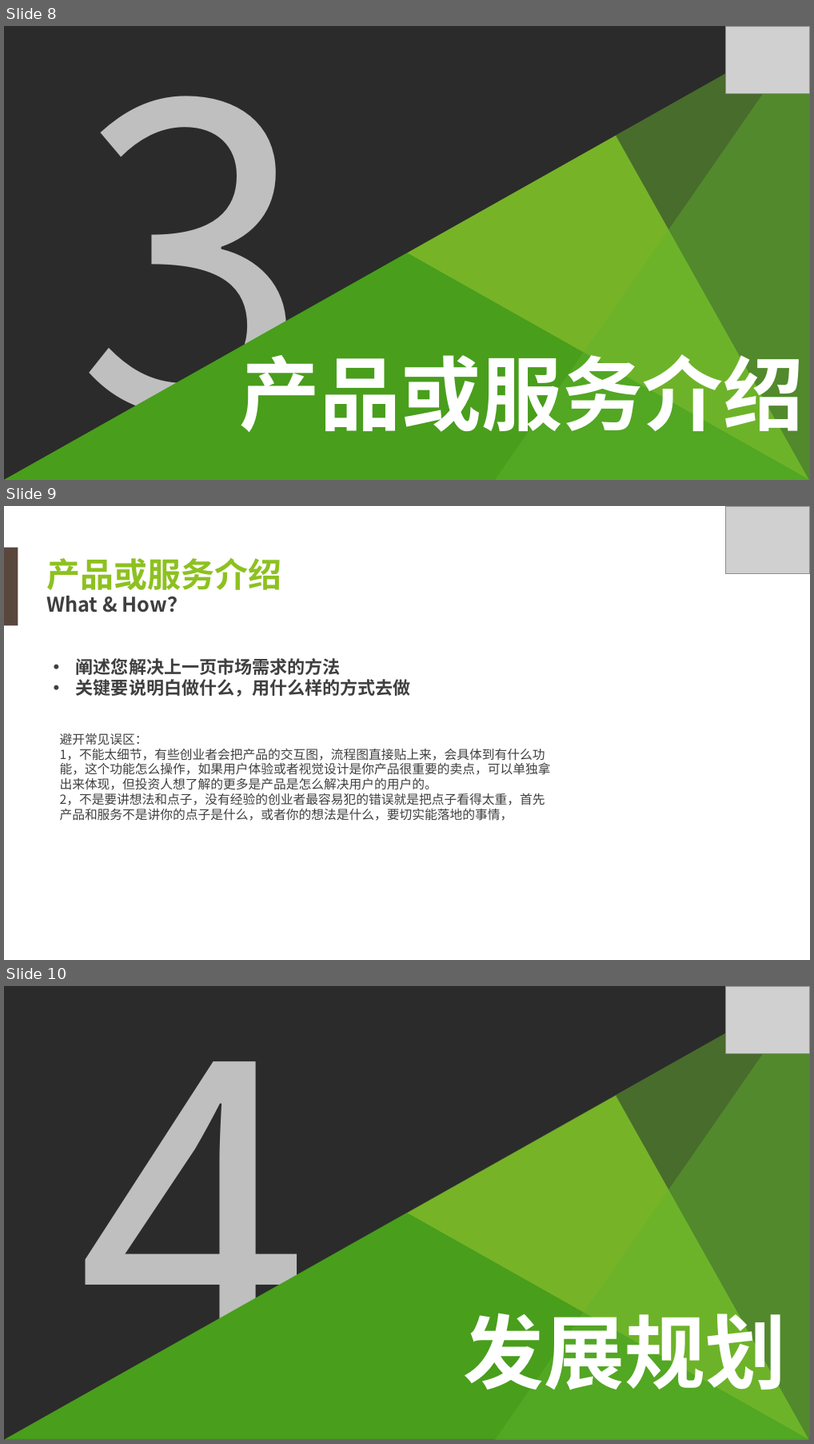
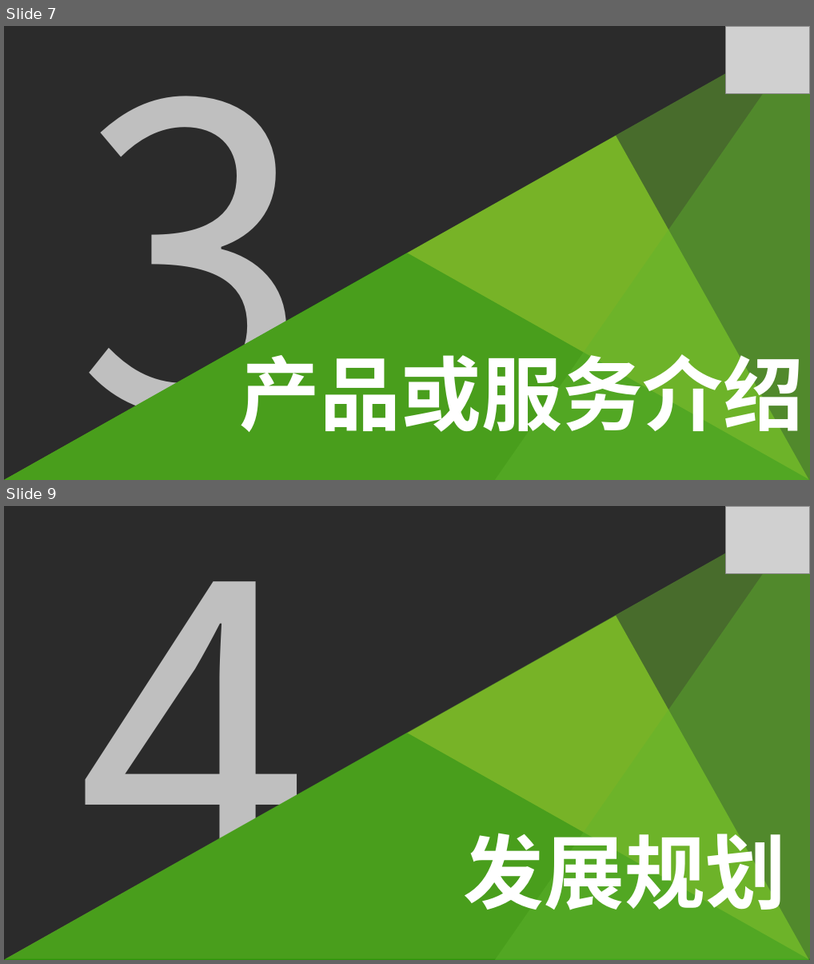
Before and after one commit to chenhening/wifiworld, a slide deck: doc/anynet_bp.ppt. Shown one above the other, each under a label of ours: slides 8, 9 and 10 before the commit, slides 7 and 9 after it; the slides between them are not shown. The pictures are 814x1444 and 814x964 pixels, drawn with LibreOffice and Linux fonts; fonts in the diff are those of the drawing; grey boxes stand for pictures; background and template pictures are left out; a plain dark background stands for a picture behind light text. Boxes give left, top, right and bottom in pixels: in the first picture for what was removed or moved away, otherwise in the second. Text is boxed around its words. In the diff, an @@ line names an element or a change of style, - is before the commit and + after.

```diff
--- a/doc/anynet_bp.ppt
+++ b/doc/anynet_bp.ppt
@@ slide 9 removed at (x1=4, y1=506, x2=810, y2=960), background picture (left out) @@
@@ picture removed at (x1=726, y1=506, x2=810, y2=573) @@
@@ rectangle removed at (x1=4, y1=547, x2=18, y2=626) @@
@@ text removed at (x1=46, y1=558, x2=282, y2=612) @@
-产品或服务介绍
-What & How？
@@ text removed at (x1=76, y1=658, x2=411, y2=696) @@
-• 阐述您解决上一页市场需求的方法
-• 关键要说明白做什么，用什么样的方式去做
@@ text removed at (x1=60, y1=733, x2=551, y2=820) @@
-避开常见误区：
-1，不能太细节，有些创业者会把产品的交互图，流程图直接贴上来，会具体到有什么功能，这个功能怎么操作，如果用户体验或者视觉设计是你产品很重要的卖点，可以单独拿出来体现，但投资人想了解的更多是产品是怎么解决用户的用户的。
-2，不是要讲想法和点子，没有经验的创业者最容易犯的错误就是把点子看得太重，首先产品和服务不是讲你的点子是什么，或者你的想法是什么，要切实能落地的事情，
@@ what was slide 8 is now slide 7 @@
@@ what was slide 10 is now slide 9 @@
```
Also in this commit, not shown: 7 slides changed, 2 slides added, 3 other slides removed, 1 other file.
